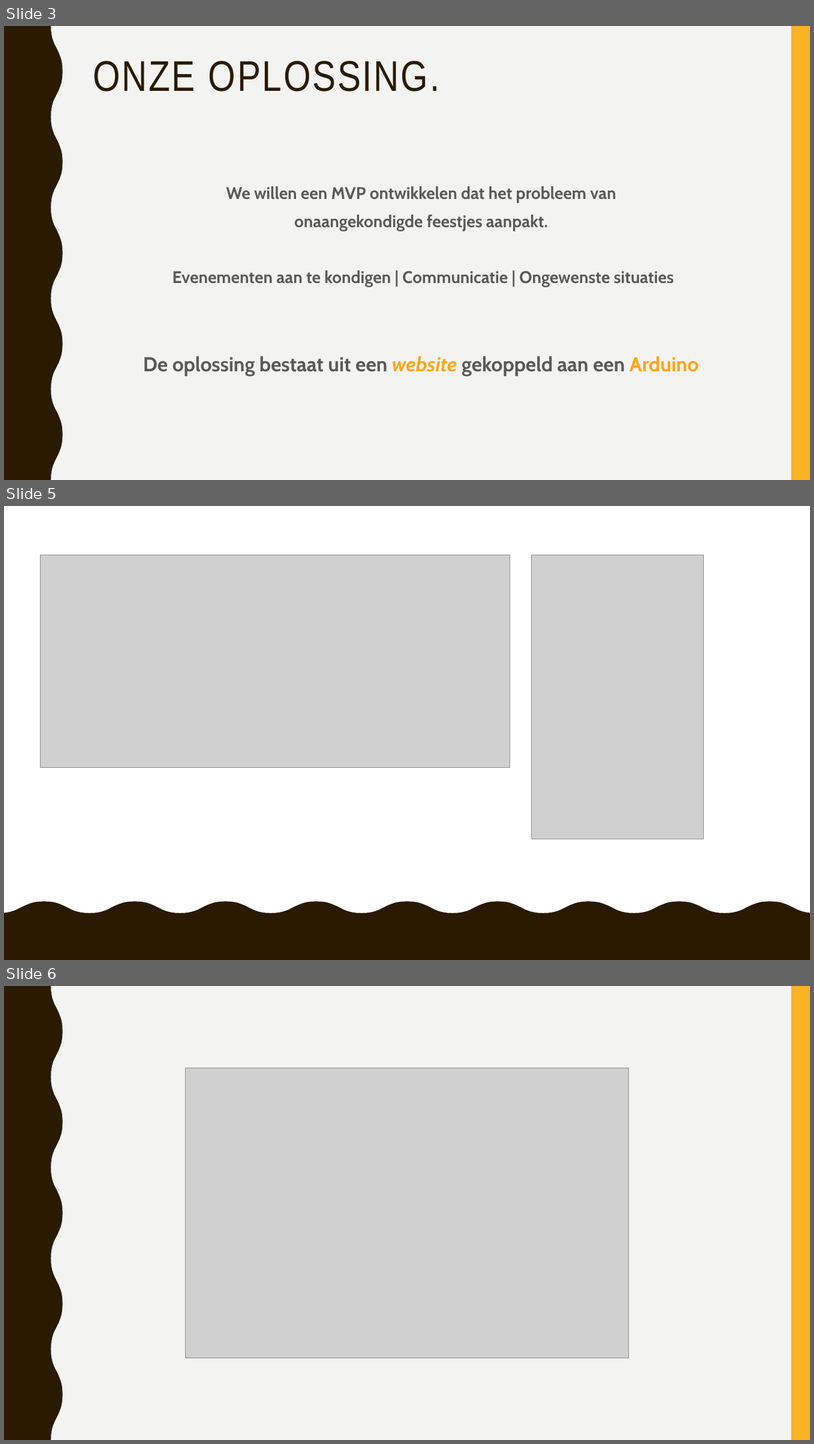
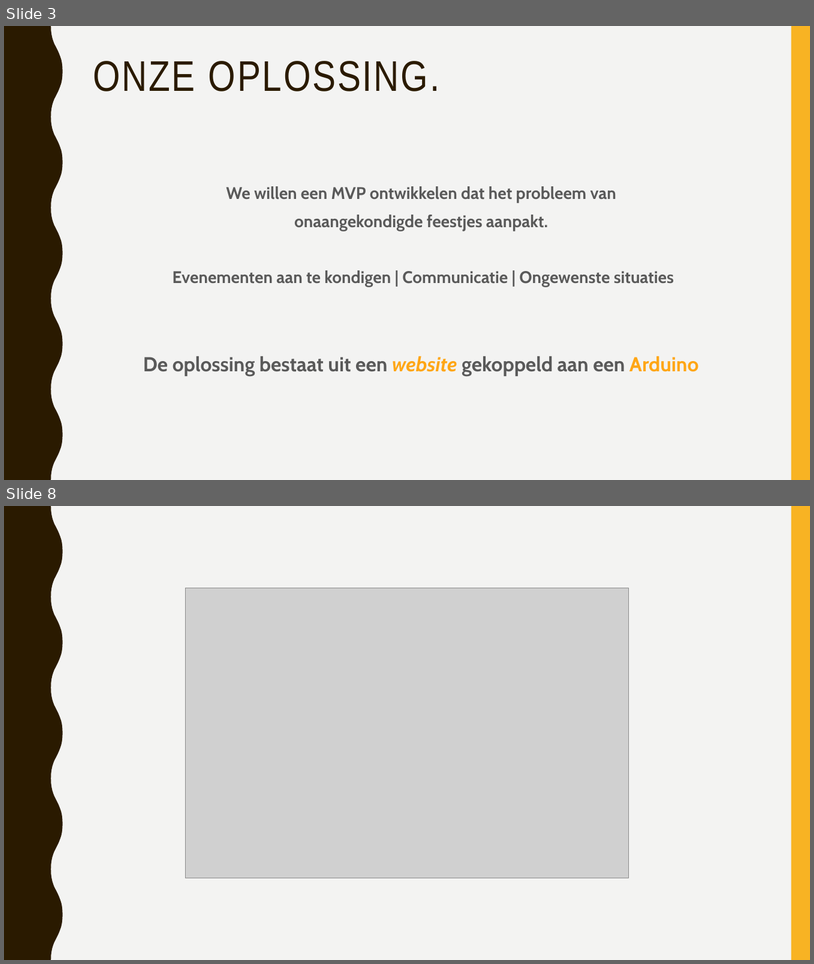
Before and after one commit to MrBunn448/PR.Student-Housing-BV-case, a slide deck: Documentatie/LO2/Student Housing BV (1).pptx. Shown one above the other, each under a label of ours: slides 3, 5 and 6 before the commit, slides 3 and 8 after it; the slides between them are not shown. The pictures are 814x1444 and 814x964 pixels, drawn with LibreOffice and Linux fonts; fonts in the diff are those of the drawing; grey boxes stand for pictures. Boxes give left, top, right and bottom in pixels: in the first picture for what was removed or moved away, otherwise in the second. Text is boxed around its words. In the diff, an @@ line names an element or a change of style, - is before the commit and + after.

```diff
--- a/Documentatie/LO2/Student Housing BV (1).pptx
+++ b/Documentatie/LO2/Student Housing BV (1).pptx
@@ slide 5 removed at [4,506,810,960], background #F3F3F2 @@
@@ freeform shape removed at [4,506,63,960] @@
@@ rectangle removed at [4,506,810,960] @@
@@ rectangle removed at [792,506,810,960] @@
@@ picture removed at [40,555,510,768] @@
@@ picture removed at [532,555,704,839] @@
@@ freeform shape removed at [4,901,810,960] @@
@@ what was slide 6 is now slide 8 @@
```
Also in this commit, not shown: 2 slides changed, 2 slides added.
